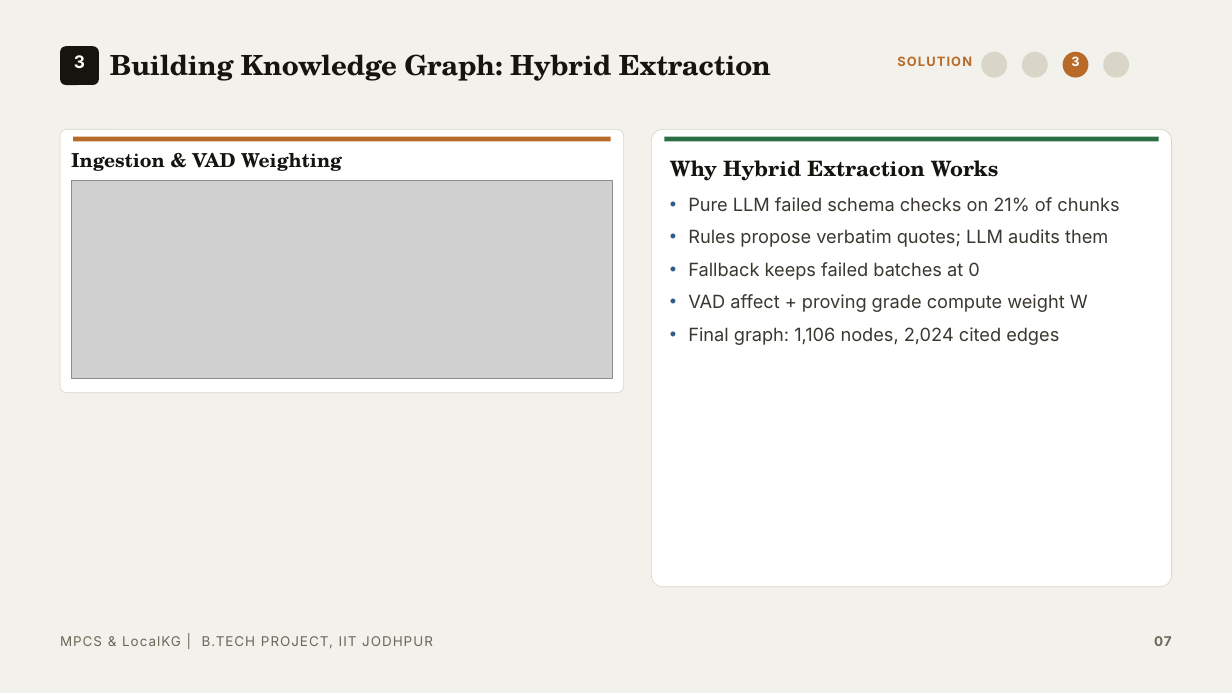
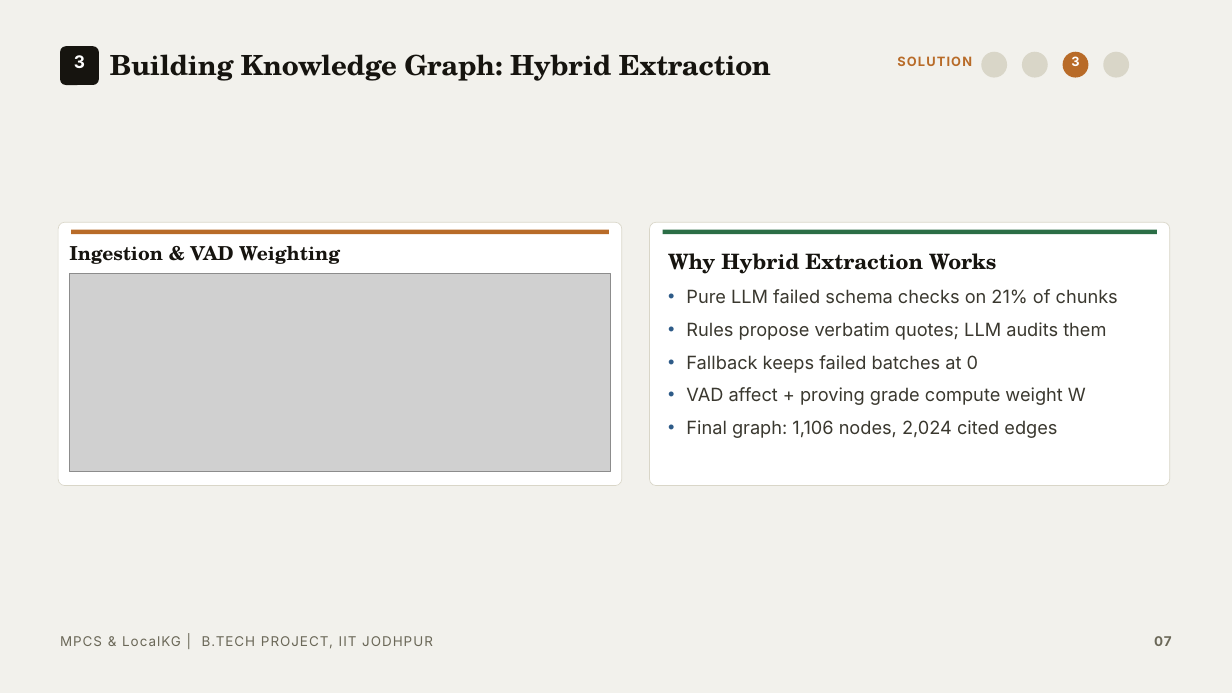
Before and after one commit to AurindumBanerjee/MPCS, a slide deck: slide 7 of report/PPT/BTP_PPT_Clean.pptx. Drawn at 1232x693 pixels with LibreOffice and Linux fonts; fonts in the diff are those of the drawing; grey boxes stand for pictures. Boxes give left, top, right and bottom in pixels: in the first picture for what was removed or moved away, otherwise in the second. Text is boxed around its words. In the diff, an @@ line names an element or a change of style, - is before the commit and + after.

```diff
--- a/report/PPT/BTP_PPT_Clean.pptx
+++ b/report/PPT/BTP_PPT_Clean.pptx
@@ rounded rectangle: place and size @@
-rounded rectangle at bbox=[60, 129, 624, 393]
+rounded rectangle at bbox=[58, 222, 622, 485]
@@ rounded rectangle: place and size @@
-rounded rectangle at bbox=[652, 129, 1172, 587]
+rounded rectangle at bbox=[650, 222, 1170, 485]
@@ 2 rectangles, 1 text: place and size @@
-2 rectangles, 1 text at bbox=[71, 137, 1159, 171]
+2 rectangles, 1 text at bbox=[69, 229, 1157, 264]
@@ text "Why Hybrid Extraction Works": place and size @@
-text "Why Hybrid Extraction Works" at bbox=[670, 160, 1119, 345]
+text "Why Hybrid Extraction Works" at bbox=[668, 253, 1118, 438]
@@ picture: place and size @@
-picture at bbox=[71, 180, 613, 378]
+picture at bbox=[69, 274, 611, 471]
```
Also in this commit, not shown: 8 other slides changed, 1 slide added, 1 other file.
